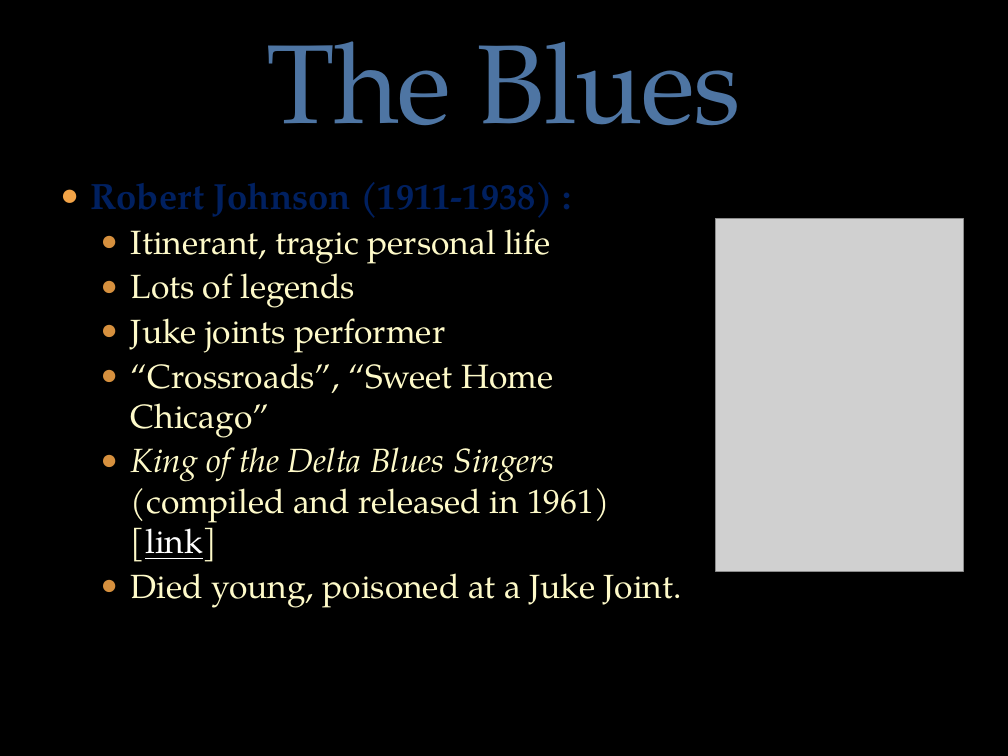
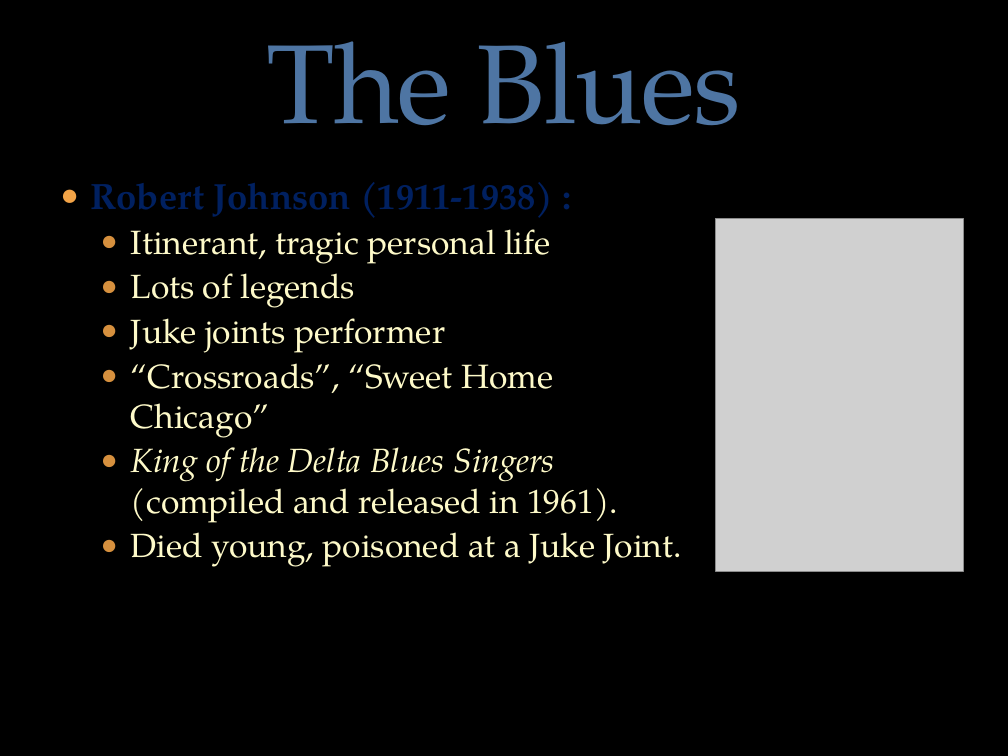
Before and after one commit to mrbaker1917/website, a slide deck: slide 19 of HSTR121/ppts/History_Rock_Intro.pptx. Drawn at 1008x756 pixels with LibreOffice and Linux fonts; fonts in the diff are those of the drawing; grey boxes stand for pictures; background and template pictures are left out. Boxes give left, top, right and bottom in pixels: in the first picture for what was removed or moved away, otherwise in the second. Text is boxed around its words. In the diff, an @@ line names an element or a change of style, - is before the commit and + after.

```diff
--- a/HSTR121/ppts/History_Rock_Intro.pptx
+++ b/HSTR121/ppts/History_Rock_Intro.pptx
@@ text at <box>131,437,618,523</box>: text changed @@
-  ● King of the Delta Blues Singers (compiled and released in 1961) [link]
+  ● King of the Delta Blues Singers (compiled and released in 1961).
```
Also in this commit, not shown: 1 slide added, 2 other files.
